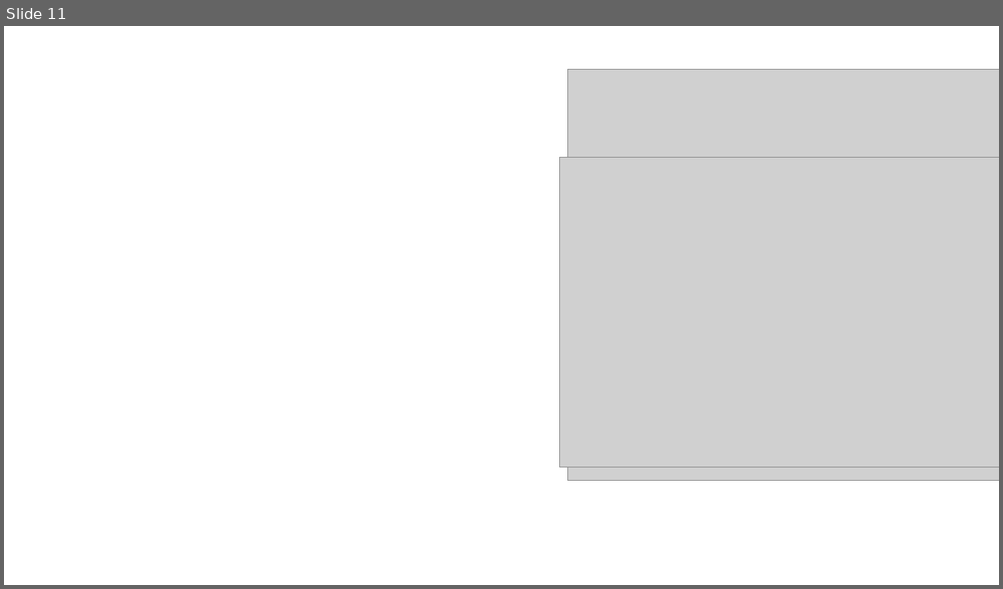
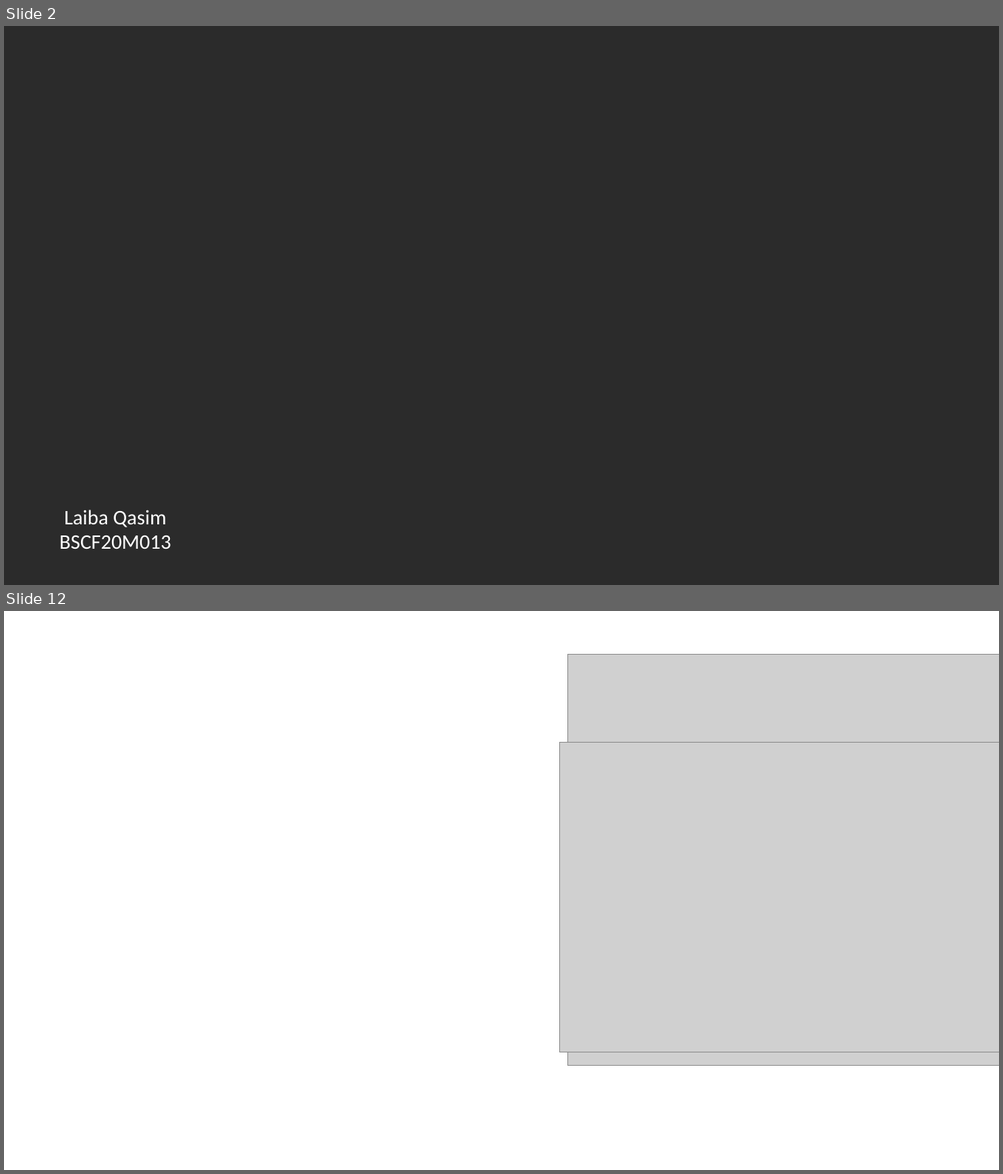
Before and after one commit to laaibaQasim/BSCF20M013-EAD-P2, a slide deck: presentation/SIS.pptx. Shown one above the other, each under a label of ours: slide 11 before the commit, slides 2 and 12 after it; the slides between them are not shown. The pictures are 1003x589 and 1003x1174 pixels, drawn with LibreOffice and Linux fonts; fonts in the diff are those of the drawing; grey boxes stand for pictures; background and template pictures are left out; a plain dark background stands for a picture behind light text. Boxes give left, top, right and bottom in pixels: in the first picture for what was removed or moved away, otherwise in the second. Text is boxed around its words. In the diff, an @@ line names an element or a change of style, - is before the commit and + after.

```diff
--- a/presentation/SIS.pptx
+++ b/presentation/SIS.pptx
@@ slide 2 added at (4,26,999,585), background picture (left out) @@
@@ text added at (60,510,171,549), 20 pt, text #FFFFFF @@
+Laiba Qasim
+BSCF20M013
@@ what was slide 11 is now slide 12 @@
```
